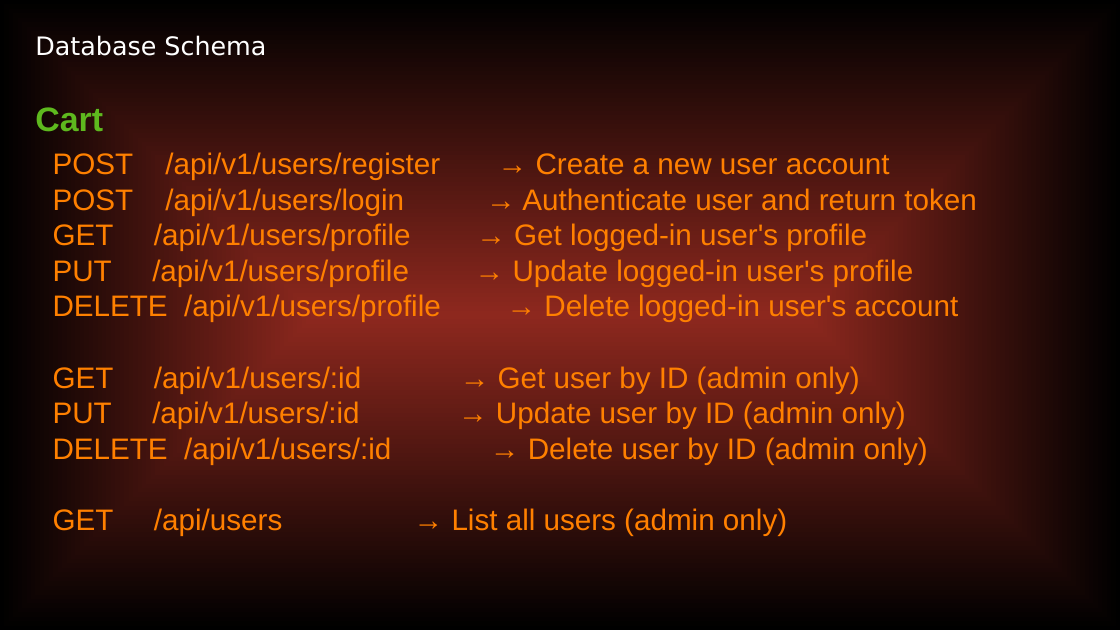
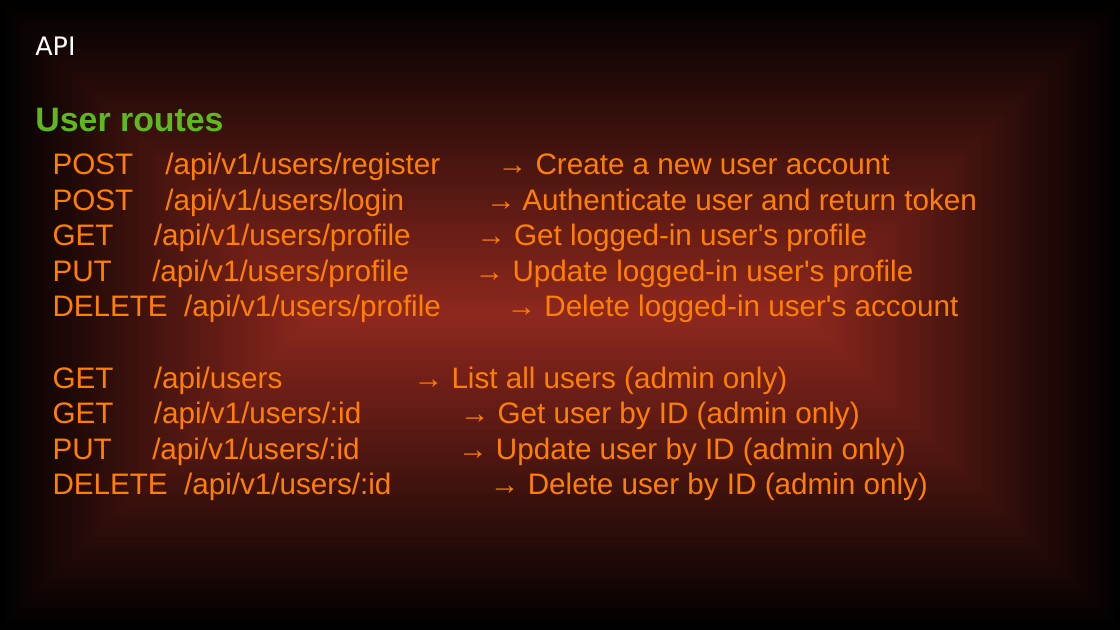
Before and after one commit to coderSulimanKhan/jewelry_website, a slide deck: slide 5 of planning/planning.odp. Drawn at 1120x630 pixels with LibreOffice and Linux fonts; fonts in the diff are those of the drawing. Boxes give left, top, right and bottom in pixels: in the first picture for what was removed or moved away, otherwise in the second. Text is boxed around its words. In the diff, an @@ line names an element or a change of style, - is before the commit and + after.

Commit message:
user routes completed

```diff
--- a/planning/planning.odp
+++ b/planning/planning.odp
@@ text at (35, 36, 75, 55): text changed @@
-Database Schema
+API
@@ text removed at (35, 107, 103, 132) @@
-Cart
@@ text added at (35, 107, 223, 132), 24 pt, text #5EB91E, bold @@
+User routes
@@ text at (53, 364, 787, 393): paragraph added @@
+GET /api/users → List all users (admin only)
@@ text at (53, 508, 787, 535): paragraph removed @@
-GET /api/users → List all users (admin only)
```
Also in this commit, not shown: 3 other files.
